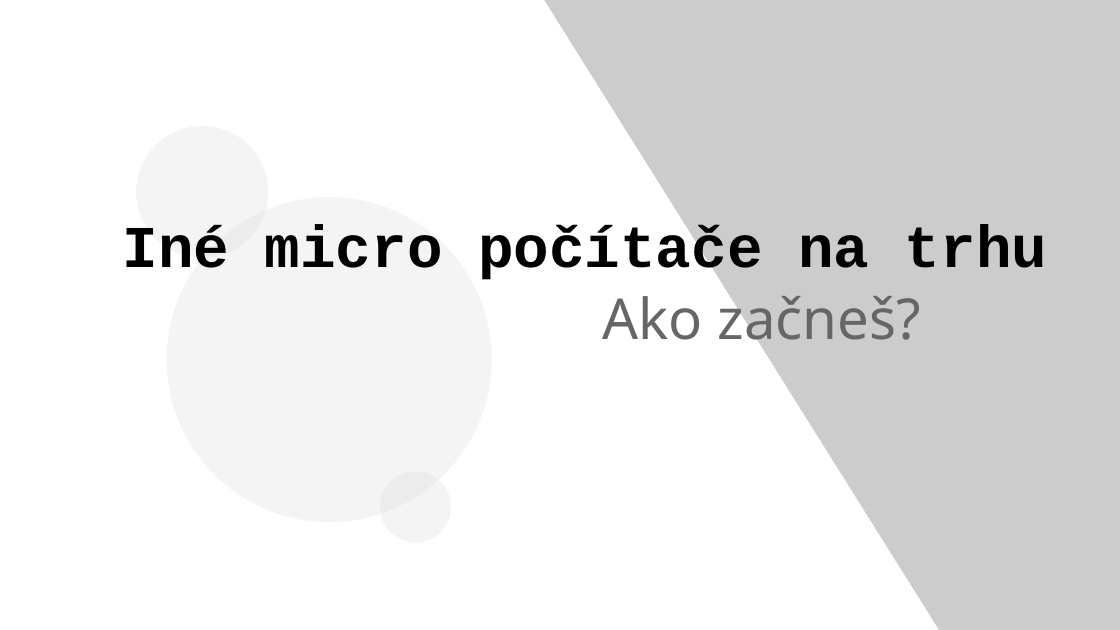
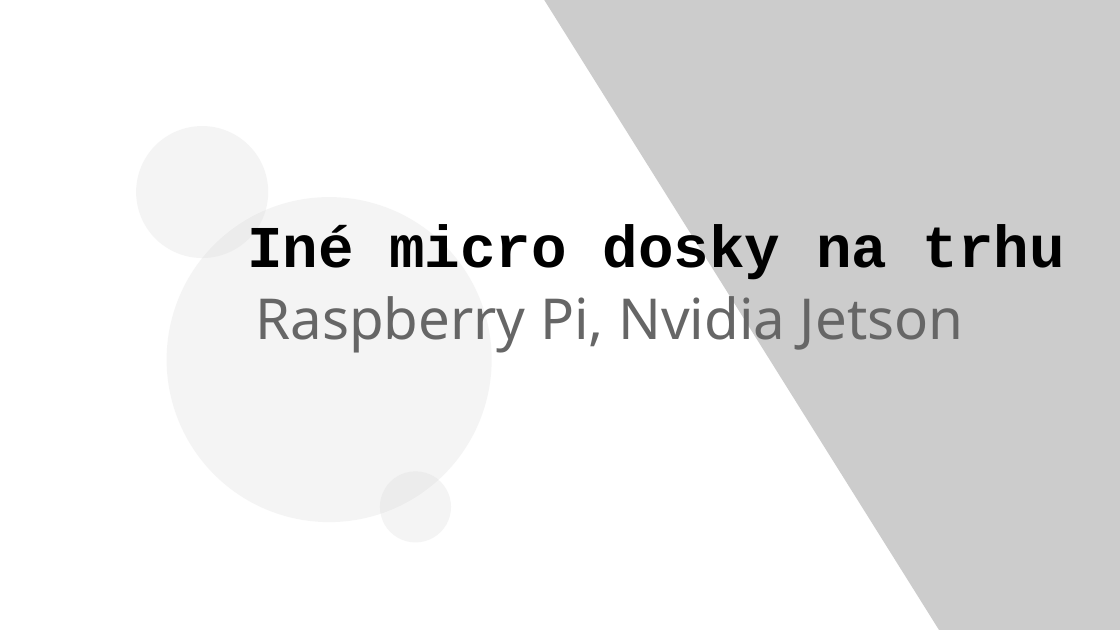
Before and after one commit to ZekoSNB/School, a slide deck: slide 9 of presenting/prezentacia_prednaska.odp. Drawn at 1120x630 pixels with LibreOffice and Linux fonts; fonts in the diff are those of the drawing; background and template pictures are left out. Boxes give left, top, right and bottom in pixels: in the first picture for what was removed or moved away, otherwise in the second. Text is boxed around its words. In the diff, an @@ line names an element or a change of style, - is before the commit and + after.

```diff
--- a/presenting/prezentacia_prednaska.odp
+++ b/presenting/prezentacia_prednaska.odp
@@ text "Som": place and size @@
-text "Som" at [791,309,837,336]
+text "Som" at [814,309,860,336]
@@ text at [247,224,1065,283]: text changed @@
-Iné micro počítače na trhu
+Iné micro dosky na trhu
@@ text at [255,286,963,354]: text changed @@
-Ako začneš?
+Raspberry Pi, Nvidia Jetson
```
Also in this commit, not shown: 1 other slide changed, 3 slides added, 1 slide removed, 4 other files.
